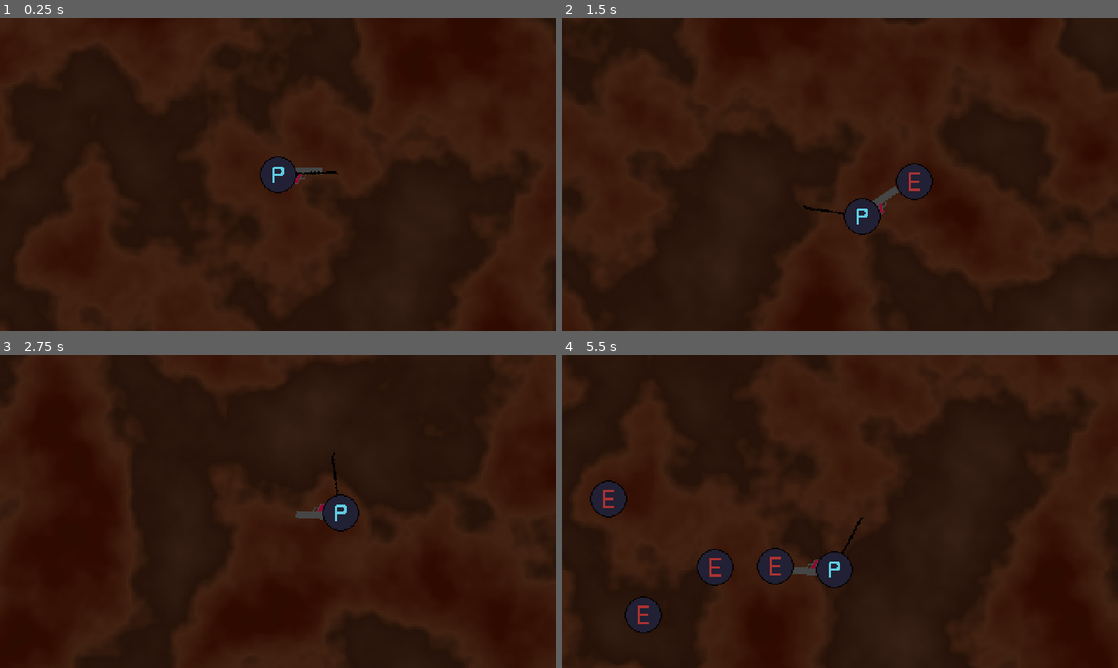
Above: before the commit, frames 1-4 (two rows, left to right).
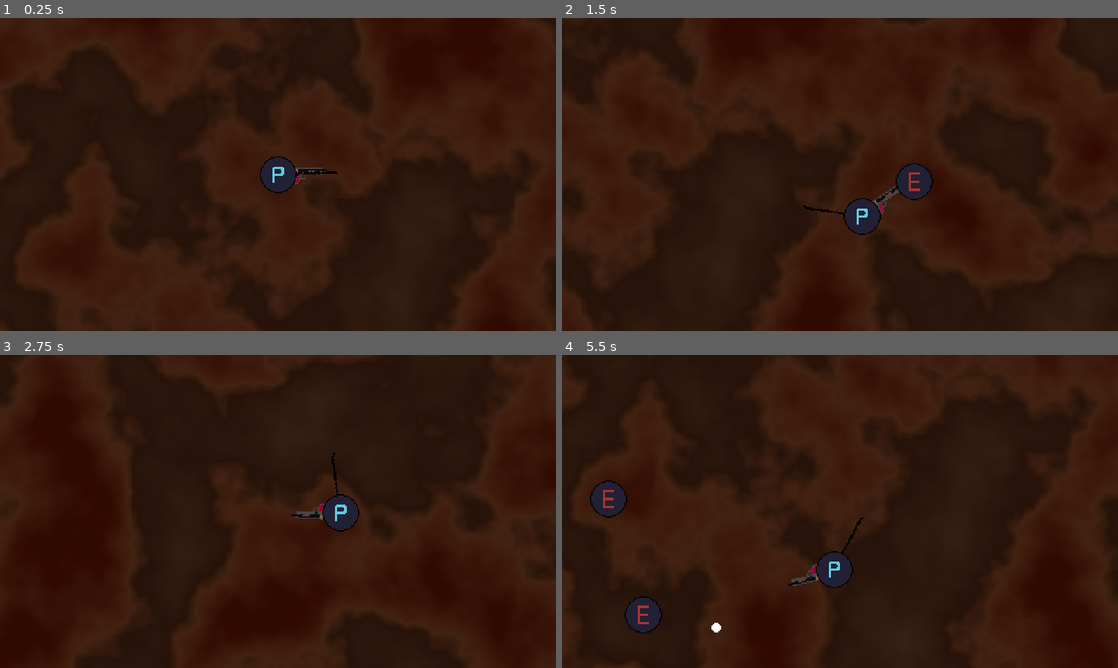
Above: after the commit, the same moments.

Repository: BaldurThor/CGDD
Game: Godot game, scene res://scenes/main.tscn
Two runs of this game, one before a commit and one after it. Both use one fixed random seed, a clock stepped at 60 frames per second and the inputs below.
Inputs (mouse positions are in pixels of both pictures, inside the frame that each line leads up to):
- Up to frame 1 (0.25 s): no input
- Up to frame 2 (1.5 s): tap Enter at 0.5 s; move the mouse to (962, 158) at 0.52 s; hold D (move_right) 0.53-1.28 s; move the mouse to (728, 190) at 1.27 s; hold S (move_down) from 1.28 s (still down)
- Up to frame 3 (2.75 s): move the mouse to (333, 442) at 2.02 s; release S (move_down) at 2.03 s; hold D (move_right) from 2.03 s (still down)
- Up to frame 4 (5.5 s): move the mouse to (812, 574) at 2.77 s; release D (move_right) at 2.78 s; hold W (move_up) 2.78-3.53 s; move the mouse to (1006, 558) at 3.52 s; hold A (move_left) 3.53-5.03 s; move the mouse to (673, 464) at 4.27 s; move the mouse to (867, 511) at 5.02 s; hold S (move_down) from 5.03 s (still down)

The runs differ from the first frame. In frame 1, less than 0.1% of the frame differs, in the area x 53-59%, y 48-50%; in frame 2, less than 0.1%; in frame 3, less than 0.1%; in frame 4, 1.5%, in the area x 24-47%, y 61-89%.

Commit message:
add reusable weapon resources

Diff:
--- /dev/null
+++ b/assets/weapons/pistol.tres
@@ -0,0 +1,25 @@
+[gd_resource type="Resource" script_class="WeaponType" load_steps=5 format=3 uid="uid://c4cige4aoryoh"]
+
+[ext_resource type="PackedScene" uid="uid://cjic0x74o4im1" path="res://scenes/bullet.tscn" id="1_kdhof"]
+[ext_resource type="Script" path="res://scripts/weapon_type.gd" id="1_wlew2"]
+[ext_resource type="Texture2D" uid="uid://2kw1cwck5jkk" path="res://assets/gun_placeholder.png" id="3_ef0cf"]
+
+[sub_resource type="Curve" id="Curve_wnnwa"]
+max_value = 5.0
+_data = [Vector2(0, 0), 0.0, 5.0, 0, 1, Vector2(1, 5), 5.0, 0.0, 1, 0]
+point_count = 2
+
+[resource]
+script = ExtResource("1_wlew2")
+damage = 3.0
+attack_speed = 0.0
+crit_chance = 0.0
+crit_damage = 0.0
+burst = false
+delay_between_burst_projectiles = 0.0
+pierce_count = 0
+projectile_speed = 600.0
+projectile_count = 1
+projectile_spread = SubResource("Curve_wnnwa")
+sprite = ExtResource("3_ef0cf")
+bullet_type = ExtResource("1_kdhof")
--- /dev/null
+++ b/assets/weapons/shotgun.tres
@@ -0,0 +1,26 @@
+[gd_resource type="Resource" script_class="WeaponType" load_steps=5 format=3 uid="uid://47poamxlvrlg"]
+
+[ext_resource type="Script" path="res://scripts/weapon_type.gd" id="1_12jdb"]
+[ext_resource type="PackedScene" uid="uid://cjic0x74o4im1" path="res://scenes/bullet.tscn" id="1_hleau"]
+[ext_resource type="Texture2D" uid="uid://bwwuweuxkga87" path="res://assets/shotgun_placeholder.png" id="3_gpv5s"]
+
+[sub_resource type="Curve" id="Curve_65s3s"]
+max_value = 25.0
+_data = [Vector2(0, 0), 0.0, 0.0, 0, 0, Vector2(1, 25), 35.0, 0.0, 0, 0]
+point_count = 2
+
+[resource]
+script = ExtResource("1_12jdb")
+damage = 0.0
+attack_speed = 0.0
+crit_chance = 0.0
+crit_damage = 0.0
+burst = true
+delay_between_burst_projectiles = 0.0
+pierce_count = 0
+projectile_speed = 400.0
+projectile_count = 6
+projectile_spread = SubResource("Curve_65s3s")
+target_priority = 0
+sprite = ExtResource("3_gpv5s")
+bullet_type = ExtResource("1_hleau")
--- a/scenes/enemy.tscn
+++ b/scenes/enemy.tscn
@@ -7,7 +7,7 @@
 [sub_resource type="Resource" id="Resource_wyp1h"]
 script = ExtResource("2_w1lwh")
 speed = 1.0
-dagame = 1
+damage = 1
 health = 10
 
 [sub_resource type="CircleShape2D" id="CircleShape2D_h238a"]
--- /dev/null
+++ b/scenes/gun.tscn
@@ -0,0 +1,17 @@
+[gd_scene load_steps=4 format=3 uid="uid://dlu02g3t5bc3x"]
+
+[ext_resource type="Script" path="res://scripts/gun.gd" id="1_gdwfs"]
+[ext_resource type="Resource" uid="uid://c4cige4aoryoh" path="res://assets/weapons/pistol.tres" id="2_r50kv"]
+[ext_resource type="Texture2D" uid="uid://2kw1cwck5jkk" path="res://assets/gun_placeholder.png" id="3_qhvt0"]
+
+[node name="Gun" type="Node2D"]
+position = Vector2(26, 0)
+script = ExtResource("1_gdwfs")
+weapon_type = ExtResource("2_r50kv")
+
+[node name="AttackTimer" type="Timer" parent="."]
+
+[node name="Sprite2D" type="Sprite2D" parent="."]
+texture = ExtResource("3_qhvt0")
+
+[node name="BurstTimer" type="Timer" parent="."]
--- a/scenes/player.tscn
+++ b/scenes/player.tscn
@@ -4,8 +4,8 @@
 [ext_resource type="Texture2D" uid="uid://dvihjb0iw3fs7" path="res://assets/player_placeholder.png" id="1_hjk42"]
 [ext_resource type="Shader" path="res://assets/ground.gdshader" id="2_k5ka0"]
 [ext_resource type="Script" path="res://scripts/gun_rotation.gd" id="4_chwgw"]
-[ext_resource type="Texture2D" uid="uid://2kw1cwck5jkk" path="res://assets/gun_placeholder.png" id="5_fle56"]
-[ext_resource type="Script" path="res://scripts/gun.gd" id="5_o3226"]
+[ext_resource type="PackedScene" uid="uid://dlu02g3t5bc3x" path="res://scenes/gun.tscn" id="5_toqby"]
+[ext_resource type="Resource" uid="uid://47poamxlvrlg" path="res://assets/weapons/shotgun.tres" id="6_0jfqt"]
 [ext_resource type="Script" path="res://scripts/rod_swivel.gd" id="6_swhb5"]
 [ext_resource type="Texture2D" uid="uid://cfyf3iuyo4vwe" path="res://assets/rod_placeholder.png" id="7_l7pv7"]
 
@@ -64,17 +64,16 @@
 position = Vector2(-286, -200)
 rotation = -0.00343052
 
-[node name="GunSwivel" type="Node2D" parent="."]
+[node name="PistolSwivel" type="Node2D" parent="."]
 script = ExtResource("4_chwgw")
 
-[node name="Gun" type="Node2D" parent="GunSwivel"]
-position = Vector2(26, 0)
-script = ExtResource("5_o3226")
+[node name="Pistol" parent="PistolSwivel" instance=ExtResource("5_toqby")]
 
-[node name="AttackTimer" type="Timer" parent="GunSwivel/Gun"]
+[node name="ShotgunSwivel" type="Node2D" parent="."]
+script = ExtResource("4_chwgw")
 
-[node name="Sprite2D" type="Sprite2D" parent="GunSwivel/Gun"]
-texture = ExtResource("5_fle56")
+[node name="Shotgun" parent="ShotgunSwivel" instance=ExtResource("5_toqby")]
+weapon_type = ExtResource("6_0jfqt")
 
 [node name="RodSwivel" type="Node2D" parent="."]
 script = ExtResource("6_swhb5")
--- a/scripts/bullet.gd
+++ b/scripts/bullet.gd
@@ -1,5 +1,4 @@
-extends RigidBody2D
-class_name Bullet
+class_name Bullet extends RigidBody2D
 
 ## The time before the bullet automatically despawns
 @export var despawn_delay: float
--- a/scripts/enemy.gd
+++ b/scripts/enemy.gd
@@ -1,5 +1,4 @@
-extends CharacterBody2D
-class_name Enemy
+class_name Enemy extends CharacterBody2D
 
 var player: Player = null
 
--- a/scripts/enemy_type.gd
+++ b/scripts/enemy_type.gd
@@ -1,5 +1,4 @@
-extends Resource
-class_name EnemyType
+class_name EnemyType extends Resource
 
 @export var speed: float = 1.0
 @export var damage: int = 1
--- a/scripts/gun.gd
+++ b/scripts/gun.gd
@@ -1,23 +1,53 @@
-extends Node2D
-class_name Gun
-const BULLET = preload("res://scenes/bullet.tscn")
+class_name Gun extends Node2D
 
 @onready var player: Player = $"../.."
 @onready var attack_timer: Timer = $AttackTimer
-@onready var gun_swivel: GunSwivel = $".."
+@onready var burst_timer: Timer = $BurstTimer
+@onready var sprite_2d: Sprite2D = $Sprite2D
 
 @export var fire_rate: float = 1.0
 @export var damage: int = 3
+@export var weapon_type: WeaponType
+
+signal _burst_attack_signal
 
 # Called when the node enters the scene tree for the first time.
 func _ready() -> void:
 	attack_timer.timeout.connect(_attack)
 	attack_timer.wait_time = fire_rate
 	attack_timer.start()
+	sprite_2d.texture = weapon_type.sprite
+	_burst_attack_signal.connect(_burst_attack)
 
 func _attack() -> void:
+	if weapon_type.burst == true:
+		_burst_attack_signal.emit()
+		return
+	return _normal_attack()
+
+func _calculate_spread_vector() -> Vector2:
+	var degrees = weapon_type.projectile_spread.sample(randf()) / 2
+	# Give the projectile a 50% chance of having the angle inverted
+	var sign_multiplier = [-1, 1].pick_random()
+	var rad = deg_to_rad(degrees)
+	# Rotate the angle by rad or -rad
+	var angle = global_transform.x.rotated(rad * sign_multiplier)
+	return angle
+
+
+func _normal_attack() -> void:
 	# Create a bullet and face it in the same direction of the gun swivel
-	var bullet = BULLET.instantiate()
-	bullet.init(damage, 500, gun_swivel.global_transform.x)
+	var bullet = weapon_type.bullet_type.instantiate()
+	var angle = _calculate_spread_vector()
+	bullet.init(damage, weapon_type.projectile_speed, angle)
 	get_tree().root.add_child(bullet)
 	bullet.position = global_position
+
+func _burst_attack() -> void:
+	if weapon_type.delay_between_burst_projectiles > 0:
+		burst_timer.wait_time = weapon_type.delay_between_burst_projectiles
+	for i in range(weapon_type.projectile_count):
+		_normal_attack()
+		if weapon_type.delay_between_burst_projectiles > 0:
+			burst_timer.start()
+			await burst_timer.timeout
--- a/scripts/gun_rotation.gd
+++ b/scripts/gun_rotation.gd
@@ -1,6 +1,4 @@
-extends Node2D
-class_name GunSwivel
-
+class_name GunSwivel extends Node2D
 
 func find_closest_enemy():
 	var enemies = get_node("/root/Main/Enemies").get_children()
--- a/scripts/player.gd
+++ b/scripts/player.gd
@@ -1,5 +1,4 @@
-extends CharacterBody2D
-class_name Player
+class_name Player extends CharacterBody2D
 
 # how many seconds you are invincible after being hit
 const INVINCIBLE_TIME: float = 0.25
--- /dev/null
+++ b/scripts/weapon_type.gd
@@ -0,0 +1,39 @@
+class_name WeaponType extends Resource
+
+enum TargetPriority { CLOSEST, FARTHEST, RANDOM, STRONGEST }
+
+@export_category("Primary Stats")
+## Base damage dealt by each projectile fired by the weapon
+@export_range(1.0, 1.0, 1.0, "or_greater") var damage: float
+## Base interval of which the weapon attacks
+@export_range(0.1, 1.0, 0.1, "or_greater") var attack_speed: float
+## Chance of an attack from the weapon dealing bonus damage
+@export_range(0.0, 100.0, 0.1, "or_greater") var crit_chance: float
+## Multiplier to attacks that are critical strikes
+@export_range(1.0, 3.0, 0.1, "or_greater") var crit_damage: float
+
+@export_category("Secondary Stats")
+## Whether to fire all the projectiles at once or with a short delay between them
+@export var burst: bool = false
+## The delay between each projectile spawning when burst is enabled
+@export var delay_between_burst_projectiles: float
+## The number of enemies that a projectile fired by the weapon can hit before despawning
+@export_range(0, 100, 1) var pierce_count: int
+## The multiplier to the linear velocity of the projectile fired by the weapon
+@export var projectile_speed: float
+## Number of projectiles fired by the weapon
+@export_range(1, 25, 1, "or_greater") var projectile_count: int
+## The min/max angle of which the projectile is curved when the weapon attacks
+@export var projectile_spread: Curve
+
+@export_category("Configuration")
+## The type of enemy the weapon targets
+@export var target_priority: TargetPriority
+
+@export_category("Resources")
+## The sprite used by the weapon
+@export var sprite: Texture2D
+## The scene for the bullet fired by the weapon
+@export var bullet_type: PackedScene
+## The sound-effect played on attack
+@export var attack_sfx: AudioStream
Binary file added: assets/shotgun_placeholder.png
Not shown, added: assets/shotgun_placeholder.png.import
Not shown, added: scenes/gunFB10.tmp
